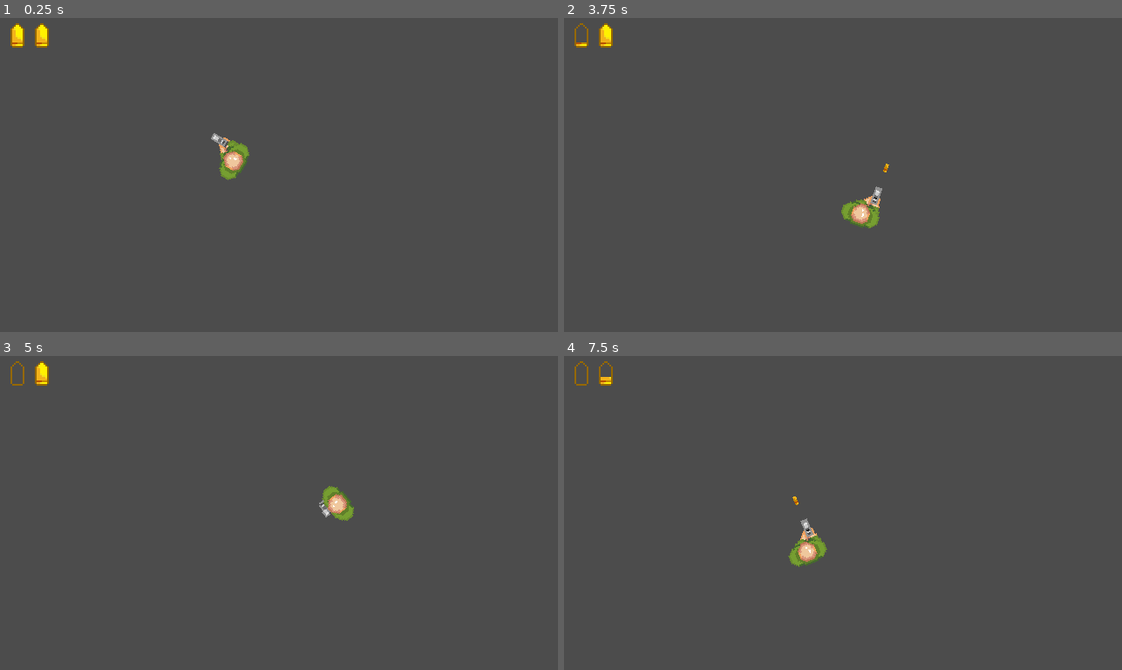
Above: before the commit, frames 1-4 (two rows, left to right).
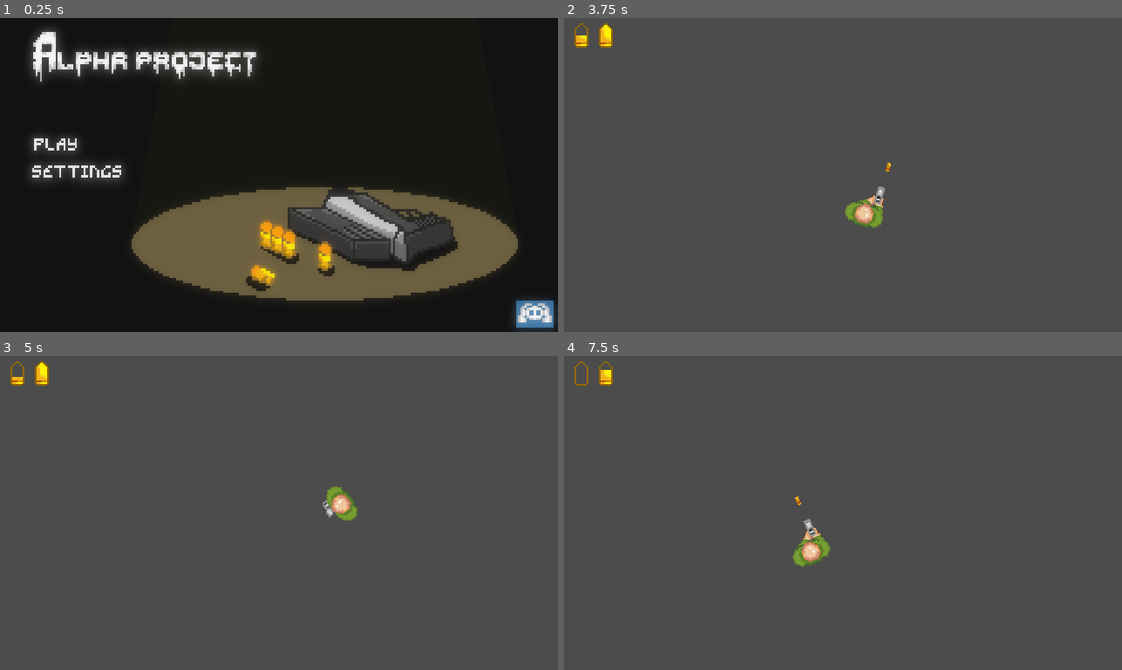
Above: after the commit, the same moments.

Repository: KrzysztofStaron/shooter
Game: Godot game, scene res://main.tscn
Two runs of this game, one before a commit and one after it. Both use one fixed random seed, a clock stepped at 60 frames per second and the inputs below.
Inputs (mouse positions are in pixels of both pictures, inside the frame that each line leads up to):
- Up to frame 1 (0.25 s): no input
- Up to frame 2 (3.75 s): click (642, 171) at 0.52 s; click (619, 143) at 1.27 s; tap Enter at 2 s; move the mouse to (965, 159) at 2.02 s; hold D (move_right) 2.03-2.78 s; click (965, 159) at 2.1 s; move the mouse to (731, 190) at 2.77 s; hold S (move_down) 2.78-3.53 s; click (731, 190) at 2.85 s; move the mouse to (898, 105) at 3.52 s; hold D (move_right) from 3.53 s (still down); click (898, 105) at 3.6 s
- Up to frame 3 (5 s): move the mouse to (251, 575) at 4.27 s; release D (move_right) at 4.28 s; hold W (move_up) from 4.28 s (still down); click (251, 575) at 4.35 s
- Up to frame 4 (7.5 s): move the mouse to (1010, 560) at 5.02 s; release W (move_up) at 5.03 s; hold A (move_left) 5.03-6.53 s; click (1010, 560) at 5.1 s; move the mouse to (675, 465) at 5.77 s; click (675, 465) at 5.85 s; move the mouse to (870, 513) at 6.52 s; hold S (move_down) 6.53-7.28 s; click (870, 513) at 6.6 s; move the mouse to (759, 434) at 7.27 s; hold D (move_right) from 7.28 s (still down); click (759, 434) at 7.35 s

The runs differ from the first frame. In frame 1, 96% of the frame differs, in the area x 0-100%, y 0-100%; in frame 2, 0.5%; in frame 3, 0.4%; in frame 4, 0.6%.

Commit message:
TitleScreen is working

Diff:
--- /dev/null
+++ b/UI/ammunition/GUI.tscn
@@ -0,0 +1,39 @@
+[gd_scene load_steps=6 format=2]
+
+[ext_resource path="res://UI/ammunition/ammunitionUI.gd" type="Script" id=1]
+[ext_resource path="res://UI/ammunition/ammunition.gd" type="Script" id=2]
+[ext_resource path="res://UI/ammunition/bulletFill.png" type="Texture" id=3]
+[ext_resource path="res://UI/ammunition/bullet.png" type="Texture" id=4]
+[ext_resource path="res://UI/ammunition/ammunition.tscn" type="PackedScene" id=5]
+
+[node name="GUI" type="MarginContainer"]
+margin_right = 40.0
+margin_bottom = 40.0
+custom_constants/margin_right = 3
+custom_constants/margin_top = 3
+custom_constants/margin_left = 3
+custom_constants/margin_bottom = 3
+
+[node name="ammunition" type="HBoxContainer" parent="."]
+margin_left = 3.0
+margin_top = 3.0
+margin_right = 37.0
+margin_bottom = 37.0
+custom_constants/separation = 0
+script = ExtResource( 1 )
+ammoContainers = 2
+
+[node name="ammo1" type="TextureRect" parent="ammunition" instance=ExtResource( 5 )]
+margin_right = 14.0
+margin_bottom = 34.0
+texture = ExtResource( 4 )
+script = ExtResource( 2 )
+fill = ExtResource( 3 )
+
+[node name="ammo2" type="TextureRect" parent="ammunition" instance=ExtResource( 5 )]
+margin_left = 14.0
+margin_right = 28.0
+margin_bottom = 34.0
+texture = ExtResource( 4 )
+script = ExtResource( 2 )
+fill = ExtResource( 3 )
--- /dev/null
+++ b/UI/titleScreen/titleScreen.gd
@@ -0,0 +1,10 @@
+extends Control
+
+export var gameScene : PackedScene
+export var settingScene : PackedScene
+
+func _on_play_pressed() -> void:
+	get_tree().change_scene_to(gameScene)
+
+func _on_settings_pressed() -> void:
+	pass
--- a/UI/titleScreen/titleScreen.tscn
+++ b/UI/titleScreen/titleScreen.tscn
@@ -7,6 +7,8 @@
 [ext_resource path="res://UI/titleScreen/play/play.tscn" type="PackedScene" id=5]
 [ext_resource path="res://UI/titleScreen/settings/settingsHover.png" type="Texture" id=6]
 [ext_resource path="res://UI/titleScreen/titleScreenEnviroment.tres" type="Environment" id=7]
+[ext_resource path="res://UI/titleScreen/titleScreen.gd" type="Script" id=8]
+[ext_resource path="res://game/game.tscn" type="PackedScene" id=9]
 
 [sub_resource type="AtlasTexture" id=1]
 atlas = ExtResource( 2 )
@@ -131,12 +133,14 @@
 [node name="titleScreen" type="Control"]
 anchor_right = 1.0
 anchor_bottom = 1.0
+script = ExtResource( 8 )
+gameScene = ExtResource( 9 )
 
 [node name="AnimatedSprite" type="AnimatedSprite" parent="."]
 position = Vector2( 160, 90 )
 scale = Vector2( 1.28125, 1.41045 )
 frames = SubResource( 29 )
-frame = 15
+frame = 20
 playing = true
 
 [node name="discord" parent="AnimatedSprite" instance=ExtResource( 1 )]
@@ -169,3 +173,6 @@
 
 [node name="WorldEnvironment" type="WorldEnvironment" parent="."]
 environment = ExtResource( 7 )
+
+[connection signal="pressed" from="AnimatedSprite/play" to="." method="_on_play_pressed"]
+[connection signal="pressed" from="AnimatedSprite/settings" to="." method="_on_settings_pressed"]
--- /dev/null
+++ b/game/game.tscn
@@ -0,0 +1,10 @@
+[gd_scene load_steps=3 format=2]
+
+[ext_resource path="res://player/player.tscn" type="PackedScene" id=1]
+[ext_resource path="res://UI/ammunition/GUI.tscn" type="PackedScene" id=2]
+
+[node name="game" type="Node"]
+
+[node name="player" parent="." instance=ExtResource( 1 )]
+
+[node name="GUI" parent="." instance=ExtResource( 2 )]
--- a/main.tscn
+++ b/main.tscn
@@ -1,39 +1,7 @@
-[gd_scene load_steps=4 format=2]
+[gd_scene load_steps=2 format=2]
 
-[ext_resource path="res://player/player.tscn" type="PackedScene" id=1]
-[ext_resource path="res://UI/ammunition/ammunition.tscn" type="PackedScene" id=2]
-[ext_resource path="res://UI/ammunition/ammunitionUI.gd" type="Script" id=3]
+[ext_resource path="res://UI/titleScreen/titleScreen.tscn" type="PackedScene" id=1]
 
 [node name="main" type="Node2D"]
 
-[node name="player" parent="." instance=ExtResource( 1 )]
-
-[node name="GUI" type="MarginContainer" parent="."]
-margin_right = 40.0
-margin_bottom = 40.0
-custom_constants/margin_right = 3
-custom_constants/margin_top = 3
-custom_constants/margin_left = 3
-custom_constants/margin_bottom = 3
-
-[node name="ammunition" type="HBoxContainer" parent="GUI"]
-margin_left = 3.0
-margin_top = 3.0
-margin_right = 37.0
-margin_bottom = 37.0
-custom_constants/separation = 0
-script = ExtResource( 3 )
-ammoContainers = 2
-
-[node name="ammo1" parent="GUI/ammunition" instance=ExtResource( 2 )]
-anchor_right = 0.0
-anchor_bottom = 0.0
-margin_right = 14.0
-margin_bottom = 34.0
-
-[node name="ammo2" parent="GUI/ammunition" instance=ExtResource( 2 )]
-anchor_right = 0.0
-anchor_bottom = 0.0
-margin_left = 14.0
-margin_right = 28.0
-margin_bottom = 34.0
+[node name="titleScreen" parent="." instance=ExtResource( 1 )]
Not shown: 1 places in UI/titleScreen/titleScreen.tscn that only renumber resources
